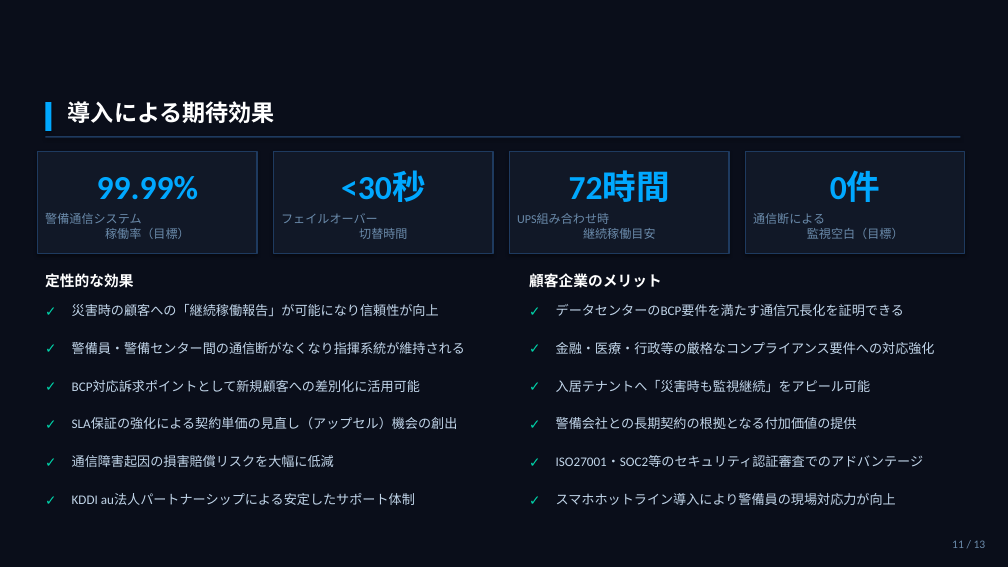
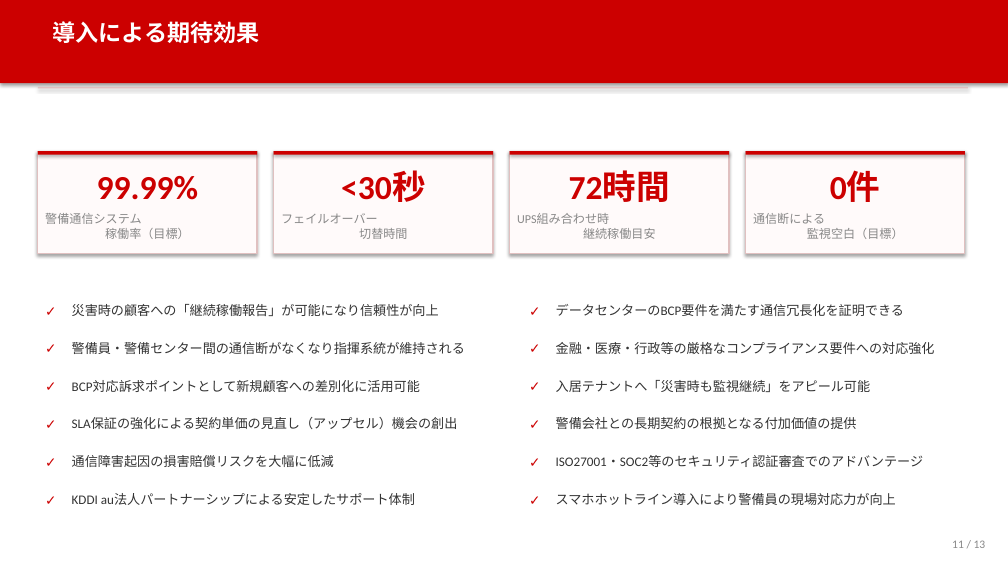
Before and after one commit to iharuhisa-ai/test, a slide deck: slide 11 of datacenter_security_proposal.pptx. Drawn at 1008x567 pixels with LibreOffice and Linux fonts; fonts in the diff are those of the drawing. Boxes give left, top, right and bottom in pixels: in the first picture for what was removed or moved away, otherwise in the second. Text is boxed around its words. In the diff, an @@ line names an element or a change of style, - is before the commit and + after.

```diff
--- a/datacenter_security_proposal.pptx
+++ b/datacenter_security_proposal.pptx
@@ rectangle at [0,0,1008,567]: fill #0A0E1A to #FFFFFF @@
@@ rectangle added at [0,0,1008,83], fill #CC0000 @@
@@ text "導入による期待効果": place and size @@
-text "導入による期待効果" at [68,101,275,123]
+text "導入による期待効果" at [53,21,260,43]
@@ rectangle: place and size @@
-rectangle at [45,136,960,138]
+rectangle at [38,87,968,88]
@@ rectangle at [38,87,968,88]: fill #1E3A5F to #E0C0C0 @@
@@ rectangle removed at [45,102,51,131] @@
@@ rectangle added at [38,151,257,154], fill #CC0000 @@
@@ rectangle added at [274,151,493,154], fill #CC0000 @@
@@ rectangle added at [510,151,729,154], fill #CC0000 @@
@@ fill #111827 to #FFFAFA; outline #1E3A5F 1.2 pt to #E0C0C0 1.2 pt in 4 elements at [38,151,257,253], [274,151,493,253], [510,151,729,253], [746,151,965,253] @@
@@ text colour #00A8FF to #CC0000 in 4 elements at [97,176,199,200], [341,172,425,202], [569,172,670,202], [830,172,881,202] @@
@@ rectangle added at [746,151,965,154], fill #CC0000 @@
@@ text removed at [45,273,133,288] @@
-定性的な効果
@@ text removed at [529,273,662,288] @@
-顧客企業のメリット
@@ 8 texts: place and size @@
-8 texts at [38,374,544,514]
+8 texts at [38,299,544,439]
@@ text "✓": place and size @@
-text "✓" at [522,299,544,325]
+text "✓" at [38,450,60,476]
@@ text "✓": place and size @@
-text "✓" at [38,299,60,325]
+text "✓" at [522,450,544,476]
@@ text "✓": place and size @@
-text "✓" at [522,337,544,363]
+text "✓" at [38,488,60,514]
@@ text colour #00D4AA to #CC0000 in 12 elements at [38,299,60,325], [38,337,60,363], [38,374,60,401], [38,412,60,439], [522,299,544,325], [522,337,544,363], [522,374,544,401], [522,412,544,439], [38,450,60,476], [38,488,60,514], [522,450,544,476], [522,488,544,514] @@
@@ text "✓": place and size @@
-text "✓" at [38,337,60,363]
+text "✓" at [522,488,544,514]
@@ text colour #C0D4E8 to #333333 in 12 elements at [72,304,439,316], [72,342,465,354], [72,380,420,392], [72,417,458,429], [72,455,334,467], [72,493,415,505], [556,304,904,316], [556,342,935,354], [556,380,871,392], [556,417,857,429], [556,455,924,467], [556,493,896,505] @@
@@ text colour #6A8AAA to #888888 in 5 elements at [45,213,190,239], [281,214,407,239], [517,213,656,239], [753,213,904,239], [952,540,986,548] @@
```
Also in this commit, not shown: 12 other slides changed, 1 other file.
